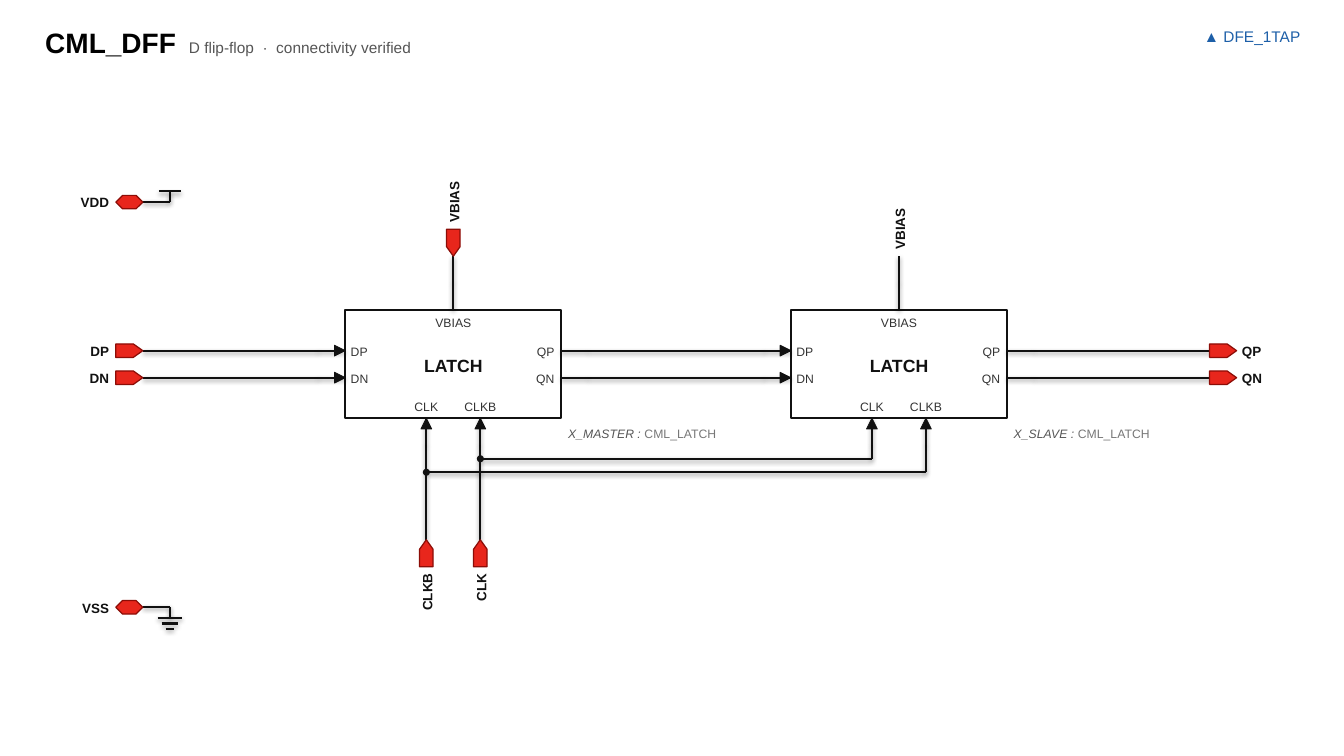
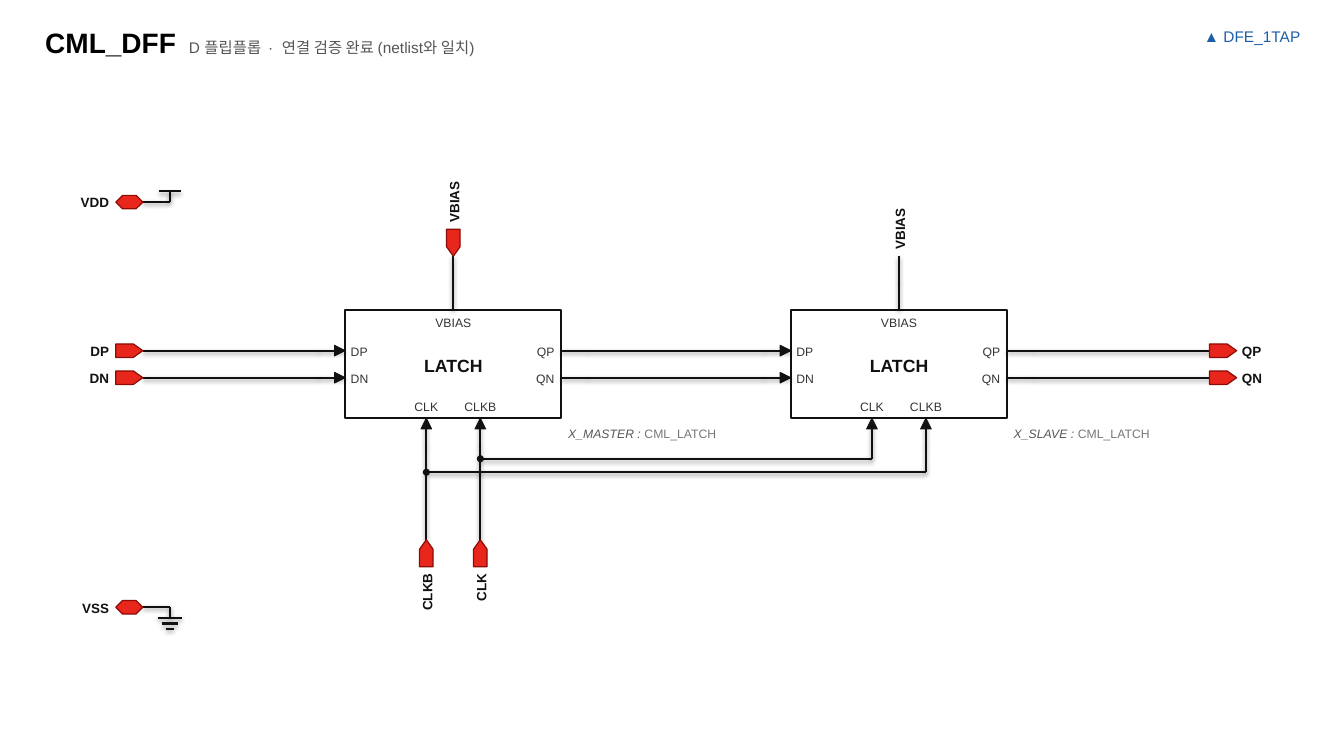
Before and after one commit to jmseo16/etf-dashboard, a slide deck: slide 5 of examples/input_buffer_system_schematic.pptx. Drawn at 1344x756 pixels with LibreOffice and Linux fonts; fonts in the diff are those of the drawing. Boxes give left, top, right and bottom in pixels: in the first picture for what was removed or moved away, otherwise in the second. Text is boxed around its words. In the diff, an @@ line names an element or a change of style, - is before the commit and + after.

```diff
--- a/examples/input_buffer_system_schematic.pptx
+++ b/examples/input_buffer_system_schematic.pptx
@@ text at (45, 33, 475, 57): text changed @@
-CML_DFF D flip-flop · connectivity verified
+CML_DFF D 플립플롭 · 연결 검증 완료 (netlist와 일치)
```
Also in this commit, not shown: 5 other slides changed, 14 other files.
